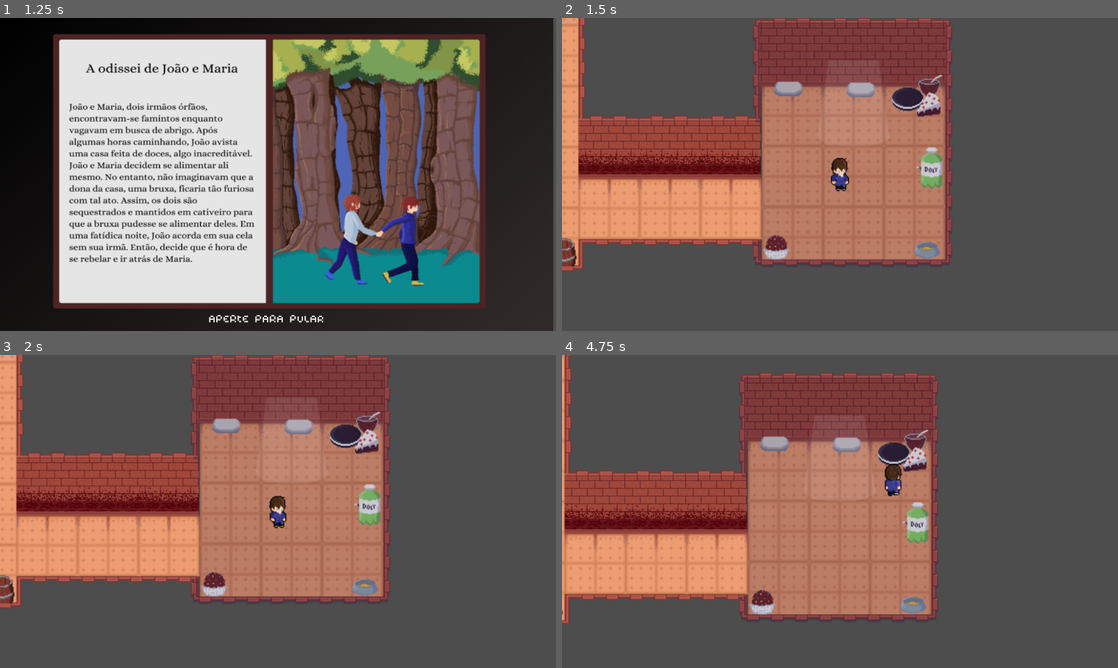
Above: before the commit, frames 1-4 (two rows, left to right).
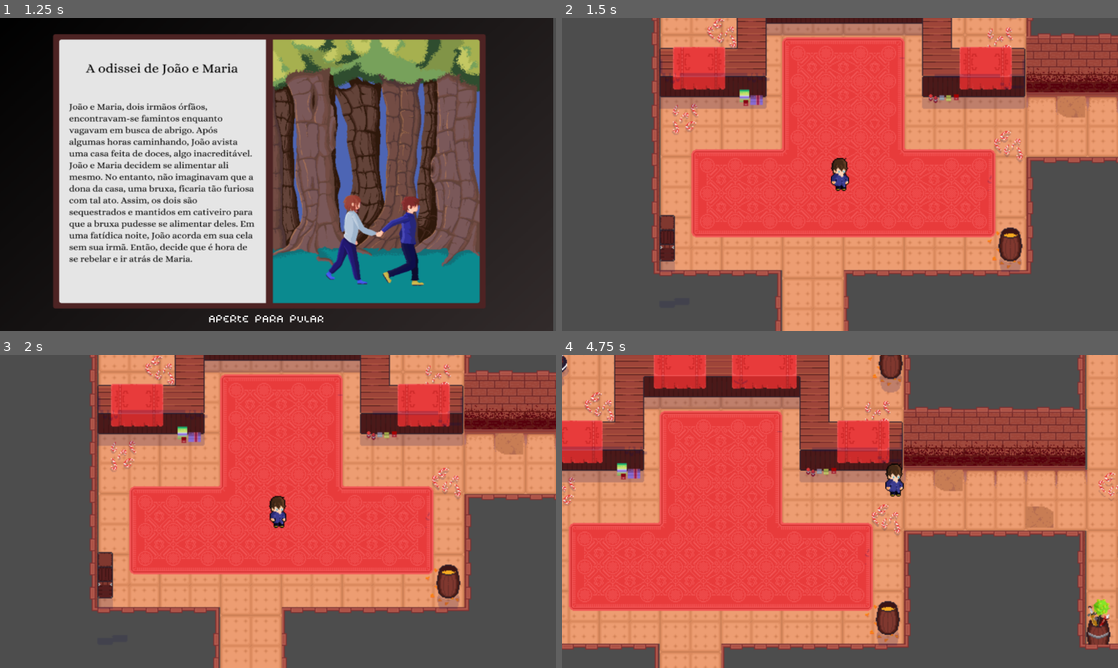
Above: after the commit, the same moments.

Repository: mtab-dev/bulletspeel
Game: Godot game, scene res://scenes/levels/main_menu.tscn
The game is run twice, just before and just after one commit, with the same random seed, the same clock (stepped at 60 frames per second) and the same inputs.
Inputs (mouse positions are in pixels of both pictures, inside the frame that each line leads up to):
- Up to frame 1 (1.25 s): click (283, 233) at 0.5 s
- Up to frame 2 (1.5 s): click (828, 318) at 1.25 s
- Up to frame 3 (2 s): no input
- Up to frame 4 (4.75 s): hold D (right) 2.03-2.78 s; hold S (down) 2.78-3.53 s; tap Enter at 3.5 s; hold D (right) 3.53-4.28 s; tap Space at 4.25 s; hold W (up) from 4.28 s (still down)

Frame 1 is identical in both runs. In frame 2, 71% of the frame differs, in the area x 0-100%, y 0-100%; in frame 3, 71%; in frame 4, 78%.

Commit message:
feat: store instance

Diff:
--- a/scenes/levels/level_one.tscn
+++ b/scenes/levels/level_one.tscn
@@ -6,6 +6,7 @@
 [ext_resource type="Texture2D" uid="uid://boc58ttlx5c0c" path="res://sprites/primeiro andar pronto/1andar sem colisao.png" id="3_pe0el"]
 [ext_resource type="Texture2D" uid="uid://b1yn52nxvcwet" path="res://sprites/primeiro andar pronto/1andar  colisao completo.png" id="3_sdwrh"]
 [ext_resource type="Texture2D" uid="uid://j6gte2fprari" path="res://sprites/primeiro andar pronto/1andar sombras  completo.png" id="4_fpllv"]
+[ext_resource type="PackedScene" uid="uid://cv81u4044gbhq" path="res://scenes/ui/store.tscn" id="7_a0now"]
 
 [sub_resource type="RectangleShape2D" id="RectangleShape2D_bm27d"]
 size = Vector2(192, 61)
@@ -88,6 +89,33 @@
 radius = 12.0
 height = 32.0
 
+[sub_resource type="RectangleShape2D" id="RectangleShape2D_y8m57"]
+size = Vector2(39, 20)
+
+[sub_resource type="GDScript" id="GDScript_b0guc"]
+script/source = "extends Area2D
+
+
+# Called when the node enters the scene tree for the first time.
+func _ready():
+	pass # Replace with function body.
+
+
+# Called every frame. 'delta' is the elapsed time since the previous frame.
+func _process(delta):
+	pass
+
+
+func _on_body_entered(body):
+	if(body.name == 'player'):
+		get_tree().paused = true
+		get_node(\"store/animation\").play(\"transIn\")
+
+"
+
+[sub_resource type="RectangleShape2D" id="RectangleShape2D_yramo"]
+size = Vector2(186, 79)
+
 [node name="levelOne" type="Node"]
 
 [node name="lvlDesign" type="Node" parent="."]
@@ -101,7 +129,6 @@
 texture = ExtResource("1_yfrhe")
 
 [node name="noCollision" type="Sprite2D" parent="lvlDesign"]
-visible = false
 position = Vector2(12, -500)
 texture = ExtResource("3_pe0el")
 
@@ -114,6 +141,7 @@
 texture = ExtResource("4_fpllv")
 
 [node name="collision" type="StaticBody2D" parent="."]
+visible = false
 position = Vector2(394, 350)
 
 [node name="CollisionShape2D" type="CollisionShape2D" parent="collision"]
@@ -646,6 +674,103 @@
 position = Vector2(-691, -721)
 shape = SubResource("CapsuleShape2D_il1ml")
 
+[node name="CollisionShape2D150" type="CollisionShape2D" parent="collision"]
+position = Vector2(-121, -911)
+shape = SubResource("CapsuleShape2D_il1ml")
+
+[node name="CollisionShape2D151" type="CollisionShape2D" parent="collision"]
+position = Vector2(-177, -924)
+shape = SubResource("CapsuleShape2D_il1ml")
+
+[node name="CollisionShape2D152" type="CollisionShape2D" parent="collision"]
+position = Vector2(-255, -904)
+shape = SubResource("CapsuleShape2D_il1ml")
+
+[node name="CollisionShape2D153" type="CollisionShape2D" parent="collision"]
+position = Vector2(-154, -1283)
+shape = SubResource("CapsuleShape2D_il1ml")
+
+[node name="CollisionShape2D154" type="CollisionShape2D" parent="collision"]
+position = Vector2(65, -1270)
+shape = SubResource("CapsuleShape2D_il1ml")
+
+[node name="CollisionShape2D155" type="CollisionShape2D" parent="collision"]
+position = Vector2(66, -1286)
+shape = SubResource("CapsuleShape2D_il1ml")
+
+[node name="CollisionShape2D156" type="CollisionShape2D" parent="collision"]
+position = Vector2(418, -1266)
+shape = SubResource("CapsuleShape2D_il1ml")
+
+[node name="CollisionShape2D157" type="CollisionShape2D" parent="collision"]
+position = Vector2(606, -1460)
+shape = SubResource("CapsuleShape2D_il1ml")
+
+[node name="CollisionShape2D159" type="CollisionShape2D" parent="collision"]
+position = Vector2(419, -1473)
+shape = SubResource("CapsuleShape2D_il1ml")
+
+[node name="CollisionShape2D161" type="CollisionShape2D" parent="collision"]
+position = Vector2(389, -1474)
+shape = SubResource("CapsuleShape2D_il1ml")
+
+[node name="CollisionShape2D162" type="CollisionShape2D" parent="collision"]
+position = Vector2(390, -1530)
+shape = SubResource("CapsuleShape2D_il1ml")
+
+[node name="CollisionShape2D163" type="CollisionShape2D" parent="collision"]
+position = Vector2(354, -1530)
+shape = SubResource("CapsuleShape2D_il1ml")
+
+[node name="CollisionShape2D164" type="CollisionShape2D" parent="collision"]
+position = Vector2(353, -1473)
+shape = SubResource("CapsuleShape2D_il1ml")
+
+[node name="CollisionShape2D165" type="CollisionShape2D" parent="collision"]
+position = Vector2(319, -1473)
+shape = SubResource("CapsuleShape2D_il1ml")
+
+[node name="CollisionShape2D166" type="CollisionShape2D" parent="collision"]
+position = Vector2(319, -1529)
+shape = SubResource("CapsuleShape2D_il1ml")
+
+[node name="CollisionShape2D167" type="CollisionShape2D" parent="collision"]
+position = Vector2(284, -1530)
+shape = SubResource("CapsuleShape2D_il1ml")
+
+[node name="CollisionShape2D168" type="CollisionShape2D" parent="collision"]
+position = Vector2(254, -1530)
+shape = SubResource("CapsuleShape2D_il1ml")
+
+[node name="CollisionShape2D171" type="CollisionShape2D" parent="collision"]
+position = Vector2(69, -1746)
+shape = SubResource("CapsuleShape2D_il1ml")
+
+[node name="CollisionShape2D172" type="CollisionShape2D" parent="collision"]
+position = Vector2(199, -1748)
+shape = SubResource("CapsuleShape2D_il1ml")
+
+[node name="CollisionShape2D173" type="CollisionShape2D" parent="collision"]
+position = Vector2(380, -1753)
+shape = SubResource("CapsuleShape2D_il1ml")
+
+[node name="CollisionShape2D169" type="CollisionShape2D" parent="collision"]
+position = Vector2(254, -1474)
+shape = SubResource("CapsuleShape2D_il1ml")
+
+[node name="CollisionShape2D170" type="CollisionShape2D" parent="collision"]
+position = Vector2(283, -1473)
+shape = SubResource("CapsuleShape2D_il1ml")
+
+[node name="CollisionShape2D160" type="CollisionShape2D" parent="collision"]
+position = Vector2(419, -1529)
+shape = SubResource("CapsuleShape2D_il1ml")
+
+[node name="CollisionShape2D158" type="CollisionShape2D" parent="collision"]
+position = Vector2(379, -1267)
+rotation = 0.785398
+shape = SubResource("CapsuleShape2D_il1ml")
+
 [node name="CollisionShape2D148" type="CollisionShape2D" parent="collision"]
 position = Vector2(-691, -696)
 shape = SubResource("CapsuleShape2D_il1ml")
@@ -730,10 +855,252 @@
 position = Vector2(349, 127)
 shape = SubResource("CapsuleShape2D_il1ml")
 
+[node name="CollisionShape2D174" type="CollisionShape2D" parent="collision"]
+position = Vector2(-57.5, 128)
+shape = SubResource("RectangleShape2D_y8m57")
+
+[node name="CollisionShape2D175" type="CollisionShape2D" parent="collision"]
+position = Vector2(-19, -167)
+rotation = 1.5708
+shape = SubResource("RectangleShape2D_y8m57")
+
+[node name="CollisionShape2D176" type="CollisionShape2D" parent="collision"]
+position = Vector2(-34, -167)
+rotation = 1.5708
+shape = SubResource("RectangleShape2D_y8m57")
+
+[node name="CollisionShape2D177" type="CollisionShape2D" parent="collision"]
+position = Vector2(-33, -193)
+rotation = 1.5708
+shape = SubResource("RectangleShape2D_y8m57")
+
+[node name="CollisionShape2D179" type="CollisionShape2D" parent="collision"]
+position = Vector2(-280, -298)
+rotation = 1.5708
+shape = SubResource("RectangleShape2D_y8m57")
+
+[node name="CollisionShape2D186" type="CollisionShape2D" parent="collision"]
+position = Vector2(-267, -297)
+rotation = 1.5708
+shape = SubResource("RectangleShape2D_y8m57")
+
+[node name="CollisionShape2D180" type="CollisionShape2D" parent="collision"]
+position = Vector2(-279, -337)
+rotation = 1.5708
+shape = SubResource("RectangleShape2D_y8m57")
+
+[node name="CollisionShape2D181" type="CollisionShape2D" parent="collision"]
+position = Vector2(-316, -355)
+rotation = 1.5708
+shape = SubResource("RectangleShape2D_y8m57")
+
+[node name="CollisionShape2D189" type="CollisionShape2D" parent="collision"]
+position = Vector2(-525, -357)
+rotation = 1.5708
+shape = SubResource("RectangleShape2D_y8m57")
+
+[node name="CollisionShape2D194" type="CollisionShape2D" parent="collision"]
+position = Vector2(-688, -507)
+rotation = 1.5708
+shape = SubResource("RectangleShape2D_y8m57")
+
+[node name="CollisionShape2D200" type="CollisionShape2D" parent="collision"]
+position = Vector2(457, -507)
+rotation = 1.5708
+shape = SubResource("RectangleShape2D_y8m57")
+
+[node name="CollisionShape2D205" type="CollisionShape2D" parent="collision"]
+position = Vector2(334, -505)
+rotation = 1.5708
+shape = SubResource("RectangleShape2D_y8m57")
+
+[node name="CollisionShape2D206" type="CollisionShape2D" parent="collision"]
+position = Vector2(-79, -921)
+rotation = 1.5708
+shape = SubResource("RectangleShape2D_y8m57")
+
+[node name="CollisionShape2D207" type="CollisionShape2D" parent="collision"]
+position = Vector2(-92, -926)
+rotation = 1.5708
+shape = SubResource("RectangleShape2D_y8m57")
+
+[node name="CollisionShape2D208" type="CollisionShape2D" parent="collision"]
+position = Vector2(-510, -1291)
+rotation = 1.5708
+shape = SubResource("RectangleShape2D_y8m57")
+
+[node name="CollisionShape2D209" type="CollisionShape2D" parent="collision"]
+position = Vector2(-510, -1284)
+rotation = 1.5708
+shape = SubResource("RectangleShape2D_y8m57")
+
+[node name="CollisionShape2D210" type="CollisionShape2D" parent="collision"]
+position = Vector2(-233, -1495)
+rotation = 1.5708
+shape = SubResource("RectangleShape2D_y8m57")
+
+[node name="CollisionShape2D211" type="CollisionShape2D" parent="collision"]
+position = Vector2(-417, -1494)
+rotation = 1.5708
+shape = SubResource("RectangleShape2D_y8m57")
+
+[node name="CollisionShape2D212" type="CollisionShape2D" parent="collision"]
+position = Vector2(231, -1266)
+rotation = 1.5708
+shape = SubResource("RectangleShape2D_y8m57")
+
+[node name="CollisionShape2D213" type="CollisionShape2D" parent="collision"]
+position = Vector2(354, -1265)
+rotation = 1.5708
+shape = SubResource("RectangleShape2D_y8m57")
+
+[node name="CollisionShape2D214" type="CollisionShape2D" parent="collision"]
+position = Vector2(326, -1275)
+shape = SubResource("RectangleShape2D_y8m57")
+
+[node name="CollisionShape2D215" type="CollisionShape2D" parent="collision"]
+position = Vector2(600, -1746)
+shape = SubResource("RectangleShape2D_y8m57")
+
+[node name="CollisionShape2D218" type="CollisionShape2D" parent="collision"]
+position = Vector2(560, -1746)
+shape = SubResource("RectangleShape2D_y8m57")
+
+[node name="CollisionShape2D219" type="CollisionShape2D" parent="collision"]
+position = Vector2(520, -1746)
+shape = SubResource("RectangleShape2D_y8m57")
+
+[node name="CollisionShape2D220" type="CollisionShape2D" parent="collision"]
+position = Vector2(480, -1745)
+shape = SubResource("RectangleShape2D_y8m57")
+
+[node name="CollisionShape2D221" type="CollisionShape2D" parent="collision"]
+position = Vector2(442, -1744)
+shape = SubResource("RectangleShape2D_y8m57")
+
+[node name="CollisionShape2D222" type="CollisionShape2D" parent="collision"]
+position = Vector2(417, -1745)
+shape = SubResource("RectangleShape2D_y8m57")
+
+[node name="CollisionShape2D224" type="CollisionShape2D" parent="collision"]
+position = Vector2(233, -1745)
+shape = SubResource("RectangleShape2D_y8m57")
+
+[node name="CollisionShape2D223" type="CollisionShape2D" parent="collision"]
+position = Vector2(406, -1741)
+rotation = 1.5708
+shape = SubResource("RectangleShape2D_y8m57")
+
+[node name="CollisionShape2D216" type="CollisionShape2D" parent="collision"]
+position = Vector2(254, -1275)
+shape = SubResource("RectangleShape2D_y8m57")
+
+[node name="CollisionShape2D217" type="CollisionShape2D" parent="collision"]
+position = Vector2(254, -1275)
+shape = SubResource("RectangleShape2D_y8m57")
+
+[node name="CollisionShape2D195" type="CollisionShape2D" parent="collision"]
+position = Vector2(-912, -506)
+rotation = 1.5708
+shape = SubResource("RectangleShape2D_y8m57")
+
+[node name="CollisionShape2D190" type="CollisionShape2D" parent="collision"]
+position = Vector2(-579, -357)
+rotation = 1.5708
+shape = SubResource("RectangleShape2D_y8m57")
+
+[node name="CollisionShape2D182" type="CollisionShape2D" parent="collision"]
+position = Vector2(-296, -355)
+rotation = 1.5708
+shape = SubResource("RectangleShape2D_y8m57")
+
+[node name="CollisionShape2D183" type="CollisionShape2D" parent="collision"]
+position = Vector2(-391, -355)
+rotation = 1.5708
+shape = SubResource("RectangleShape2D_y8m57")
+
+[node name="CollisionShape2D184" type="CollisionShape2D" parent="collision"]
+position = Vector2(-441, -357)
+rotation = 1.5708
+shape = SubResource("RectangleShape2D_y8m57")
+
+[node name="CollisionShape2D185" type="CollisionShape2D" parent="collision"]
+position = Vector2(-417, -346)
+shape = SubResource("RectangleShape2D_y8m57")
+
+[node name="CollisionShape2D187" type="CollisionShape2D" parent="collision"]
+position = Vector2(-535, -347)
+shape = SubResource("RectangleShape2D_y8m57")
+
+[node name="CollisionShape2D188" type="CollisionShape2D" parent="collision"]
+position = Vector2(-569, -347)
+shape = SubResource("RectangleShape2D_y8m57")
+
+[node name="CollisionShape2D191" type="CollisionShape2D" parent="collision"]
+position = Vector2(-652, -357)
+shape = SubResource("RectangleShape2D_y8m57")
+
+[node name="CollisionShape2D193" type="CollisionShape2D" parent="collision"]
+position = Vector2(-688, -506)
+shape = SubResource("RectangleShape2D_y8m57")
+
+[node name="CollisionShape2D198" type="CollisionShape2D" parent="collision"]
+position = Vector2(121, -505)
+shape = SubResource("RectangleShape2D_y8m57")
+
+[node name="CollisionShape2D201" type="CollisionShape2D" parent="collision"]
+position = Vector2(343, -518)
+shape = SubResource("RectangleShape2D_y8m57")
+
+[node name="CollisionShape2D203" type="CollisionShape2D" parent="collision"]
+position = Vector2(382, -518)
+shape = SubResource("RectangleShape2D_y8m57")
+
+[node name="CollisionShape2D204" type="CollisionShape2D" parent="collision"]
+position = Vector2(411, -518)
+shape = SubResource("RectangleShape2D_y8m57")
+
+[node name="CollisionShape2D202" type="CollisionShape2D" parent="collision"]
+position = Vector2(448, -518)
+shape = SubResource("RectangleShape2D_y8m57")
+
+[node name="CollisionShape2D199" type="CollisionShape2D" parent="collision"]
+position = Vector2(100, -500)
+shape = SubResource("RectangleShape2D_y8m57")
+
+[node name="CollisionShape2D196" type="CollisionShape2D" parent="collision"]
+position = Vector2(-911, -505)
+shape = SubResource("RectangleShape2D_y8m57")
+
+[node name="CollisionShape2D197" type="CollisionShape2D" parent="collision"]
+position = Vector2(-1289, -505)
+shape = SubResource("RectangleShape2D_y8m57")
+
+[node name="CollisionShape2D192" type="CollisionShape2D" parent="collision"]
+position = Vector2(-684, -356)
+shape = SubResource("RectangleShape2D_y8m57")
+
+[node name="CollisionShape2D178" type="CollisionShape2D" parent="collision"]
+position = Vector2(-18, -194)
+rotation = 1.5708
+shape = SubResource("RectangleShape2D_y8m57")
+
 [node name="CollisionShape2D79" type="CollisionShape2D" parent="collision"]
-position = Vector2(-677, 108)
+position = Vector2(-678, 107)
 shape = SubResource("CapsuleShape2D_il1ml")
 
 [node name="player" parent="." instance=ExtResource("1_bvwrk")]
-position = Vector2(653, 392)
+position = Vector2(65, -1004)
 speed = 350
+
+[node name="loja" type="Area2D" parent="."]
+position = Vector2(64, -1182)
+script = SubResource("GDScript_b0guc")
+
+[node name="CollisionShape2D" type="CollisionShape2D" parent="loja"]
+position = Vector2(6, 10.5)
+shape = SubResource("RectangleShape2D_yramo")
+
+[node name="store" parent="loja" instance=ExtResource("7_a0now")]
+
+[connection signal="body_entered" from="loja" to="loja" method="_on_body_entered"]
--- /dev/null
+++ b/scenes/ui/store.tscn
@@ -0,0 +1,106 @@
+[gd_scene load_steps=9 format=3 uid="uid://cv81u4044gbhq"]
+
+[ext_resource type="Texture2D" uid="uid://bmi43rcqr6hb5" path="res://sprites/tela de compra/store-bg.webp" id="1_kor1q"]
+[ext_resource type="Texture2D" uid="uid://bob4ug84pehxi" path="res://sprites/drops/armadura.png" id="2_xnxr4"]
+[ext_resource type="Texture2D" uid="uid://b2vpi1esqmiyn" path="res://sprites/drops/bota da velocidade.png" id="3_1doho"]
+[ext_resource type="Texture2D" uid="uid://bawpxlhs7bxky" path="res://sprites/drops/coração.png" id="4_85h2v"]
+
+[sub_resource type="Animation" id="Animation_ipbud"]
+resource_name = "transIn"
+tracks/0/type = "value"
+tracks/0/imported = false
+tracks/0/enabled = true
+tracks/0/path = NodePath(".:offset")
+tracks/0/interp = 1
+tracks/0/loop_wrap = true
+tracks/0/keys = {
+"times": PackedFloat32Array(0, 1),
+"transitions": PackedFloat32Array(1, 1),
+"update": 0,
+"values": [Vector2(0, -1000), Vector2(0, 0)]
+}
+
+[sub_resource type="Animation" id="Animation_m30f7"]
+length = 0.001
+tracks/0/type = "value"
+tracks/0/imported = false
+tracks/0/enabled = true
+tracks/0/path = NodePath(".:offset")
+tracks/0/interp = 1
+tracks/0/loop_wrap = true
+tracks/0/keys = {
+"times": PackedFloat32Array(0),
+"transitions": PackedFloat32Array(1),
+"update": 0,
+"values": [Vector2(0, -1000)]
+}
+
+[sub_resource type="Animation" id="Animation_lsi0c"]
+resource_name = "transOut"
+tracks/0/type = "value"
+tracks/0/imported = false
+tracks/0/enabled = true
+tracks/0/path = NodePath(".:offset")
+tracks/0/interp = 1
+tracks/0/loop_wrap = true
+tracks/0/keys = {
+"times": PackedFloat32Array(0, 1),
+"transitions": PackedFloat32Array(1, 1),
+"update": 0,
+"values": [Vector2(0, 0), Vector2(0, -1000)]
+}
+
+[sub_resource type="AnimationLibrary" id="AnimationLibrary_3vl6c"]
+_data = {
+"RESET": SubResource("Animation_m30f7"),
+"transIn": SubResource("Animation_ipbud"),
+"transOut": SubResource("Animation_lsi0c")
+}
+
+[node name="store" type="CanvasLayer"]
+process_mode = 3
+offset = Vector2(0, -1000)
+transform = Transform2D(1, 0, 0, 1, 0, -1000)
+
+[node name="Panel" type="Panel" parent="."]
+offset_left = 86.0
+offset_top = 81.0
+offset_right = 974.0
+offset_bottom = 557.0
+
+[node name="textue" type="Sprite2D" parent="Panel"]
+position = Vector2(448.5, 238.5)
+scale = Vector2(1.10357, 0.978846)
+texture = ExtResource("1_kor1q")
+
+[node name="Button" type="Button" parent="Panel"]
+layout_mode = 0
+offset_left = 154.0
+offset_top = 190.0
+offset_right = 178.0
+offset_bottom = 222.0
+scale = Vector2(4.47436, 3.07292)
+icon = ExtResource("2_xnxr4")
+
+[node name="Button2" type="Button" parent="Panel"]
+layout_mode = 0
+offset_left = 380.0
+offset_top = 172.0
+offset_right = 404.0
+offset_bottom = 200.0
+scale = Vector2(5.83833, 4.42122)
+icon = ExtResource("3_1doho")
+
+[node name="Button3" type="Button" parent="Panel"]
+layout_mode = 0
+offset_left = 605.0
+offset_top = 173.0
+offset_right = 629.0
+offset_bottom = 205.0
+scale = Vector2(7.38446, 4.19544)
+icon = ExtResource("4_85h2v")
+
+[node name="animation" type="AnimationPlayer" parent="."]
+libraries = {
+"": SubResource("AnimationLibrary_3vl6c")
+}
Not shown: 1 places in scenes/levels/level_one.tscn that only renumber resources
Binary file added: sprites/tela de compra/store-bg.webp
Not shown, added: sprites/tela de compra/store-bg.webp.import
